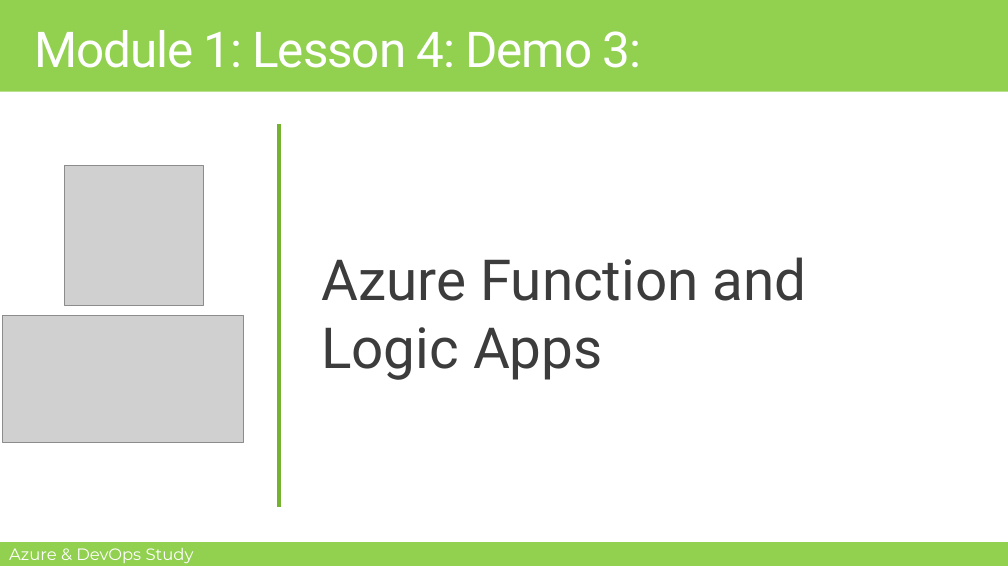
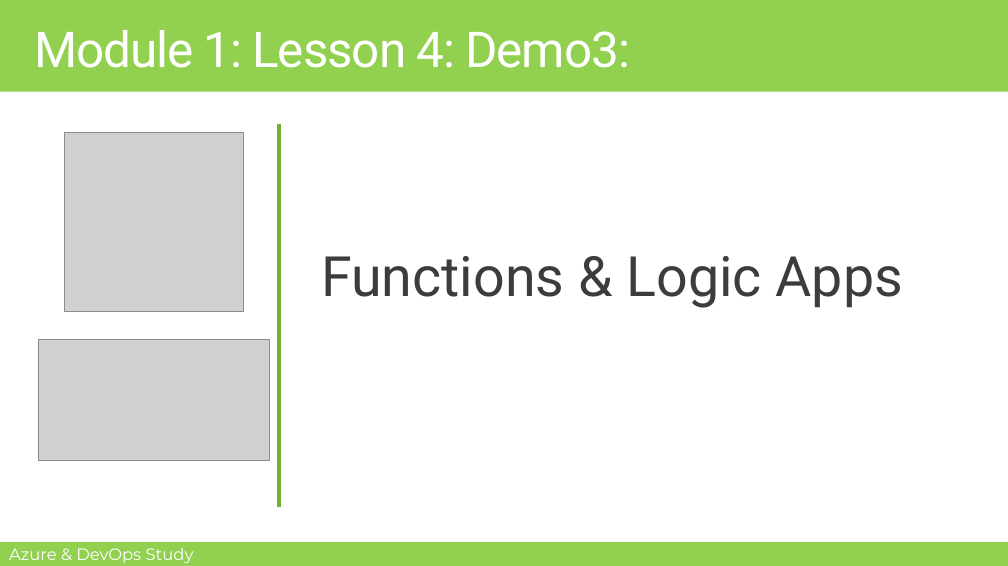
Before and after one commit to MohamedRadwan-DevOps/Azure-DevOps-Study-Group, a slide deck: slide 25 of AZ-900/Module-1/M1-L4-Understanding Azure Container Services, Function and Virtual Desktop.pptx (slide 24 before the commit). Drawn at 1008x566 pixels with LibreOffice and Linux fonts; fonts in the diff are those of the drawing; grey boxes stand for pictures; background and template pictures are left out. Boxes give left, top, right and bottom in pixels: in the first picture for what was removed or moved away, otherwise in the second. Text is boxed around its words. In the diff, an @@ line names an element or a change of style, - is before the commit and + after.

```diff
--- a/AZ-900/Module-1/M1-L4-Understanding Azure Container Services, Function and Virtual Desktop.pptx
+++ b/AZ-900/Module-1/M1-L4-Understanding Azure Container Services, Function and Virtual Desktop.pptx
@@ title at (x1=34, y1=30, x2=630, y2=68): spaces changed @@
-Module 1: Lesson 4: Demo 3:
+Module 1: Lesson 4: Demo3:
@@ picture resized from (x1=64, y1=166, x2=204, y2=305) to (x1=64, y1=133, x2=244, y2=312) @@
@@ text at (x1=321, y1=256, x2=903, y2=308): text changed; size 55 to 54 pt @@
-Azure Function and Logic Apps
+Functions & Logic Apps
@@ picture resized from (x1=2, y1=316, x2=244, y2=442) to (x1=38, y1=339, x2=270, y2=461) @@
```
Also in this commit, not shown: 11 other slides changed, 3 slides added, 1 slide removed.
